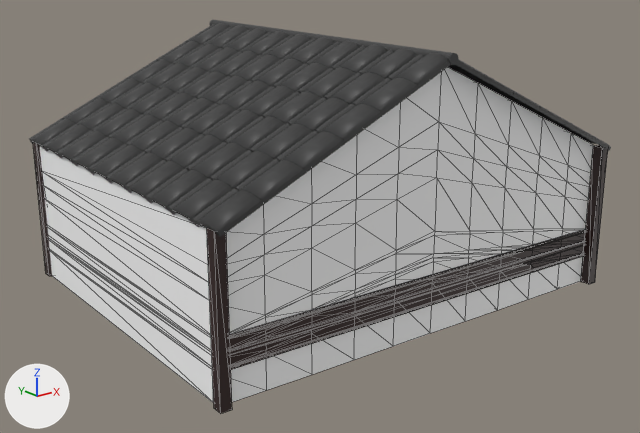
What one commit did to the glTF model run/textures/build/build4.glb.
One viewpoint serves both versions: a 50 mm camera at (-1.656, -2.151, 1.153) aimed at (0.014, -0.065, 0.318). Every picture has the same lights, and +X, +Y and +Z are marked at lower left. Mesh edges are drawn as thin lines on the coarser meshes. Where no turn or scale is listed for an object, it has been applied to the vertices. Vertices at the same position are counted once.

Objects in the first picture: '円柱', '円柱.001', '立方体', '立方体.002', '立方体.019'.
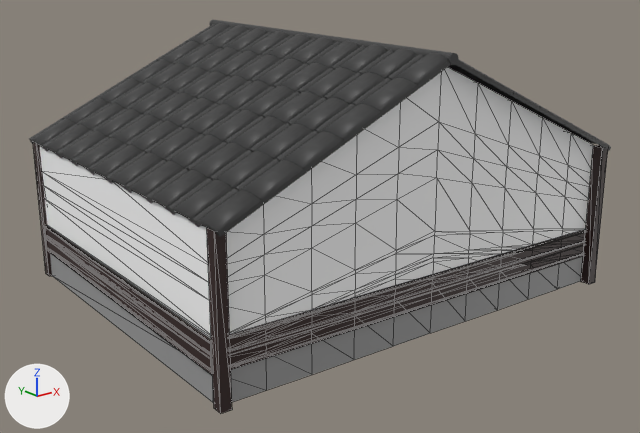
Changed parts and their boxes (x1, y1, x2, y2) in the pictures (640 x 433 px; the box of a moved part takes in the faces that stretch with it):
'立方体.003', added
    after: (45, 225, 213, 374)
part 1 of me_立方体_019, moved or reshaped
    both: (40, 146, 214, 403)
part 2 of me_立方体_019, recoloured
    both: (231, 256, 583, 402)

Patch to the scene script:
```diff
--- a/run/textures/build/build4.glb.py
+++ b/run/textures/build/build4.glb.py
@@ mat_マテリアル_008 @@
+mat_マテリアル_008 = principled_material('マテリアル.008')
+mat_マテリアル_008.base_color = (0.0296, 0.0116, 0.00972)  # brown #301c19
@@ me_立方体_019 @@
 # used by ob_立方体_019; location = (0.032, -0.018, 0.316)
-me_立方体_019.from_pydata(...)  # 721 vertices, 1378 faces; spans x -0.705..0.714, y -0.565..0.565, z -0.221..0.533
+me_立方体_019.from_pydata(...)  # 723 vertices, 1382 faces; spans x -0.705..0.714, y -0.565..0.565, z -0.221..0.533
+# me_立方体_019 part 1
+# 20 faces are deleted
+# 2 vertices are added at (-0.687, 0.02, 0.221), (0.0, -0.002, 0.533)
+# 22 new faces join them, mat_マテリアル_024 (white #ffffff)
+# 2 new faces join them, mat_マテリアル_004 (grey #999999)
+# me_立方体_019 part 2: 40 faces spanning x -0.705..0.705, y -0.565..0.565, z -0.221..-0.07 switch from mat_マテリアル_024 (white #ffffff) to mat_マテリアル_004 (grey #999999)
 me_立方体_019.materials.append(mat_マテリアル_002)
@@ me_立方体_003 @@
+me_立方体_003.from_pydata(...)  # 32 vertices, 56 faces; spans x -0.025..0.025, y -0.538..0.538, z -0.042..0.042
+me_立方体_003.materials.append(mat_マテリアル_008)  # brown #301c19
@@ ob_立方体_003 @@
+ob_立方体_003 = bpy.data.objects.new('立方体.003', me_立方体_003)
+ob_立方体_003.location = (-0.664, 0.0, 0.228)
```
